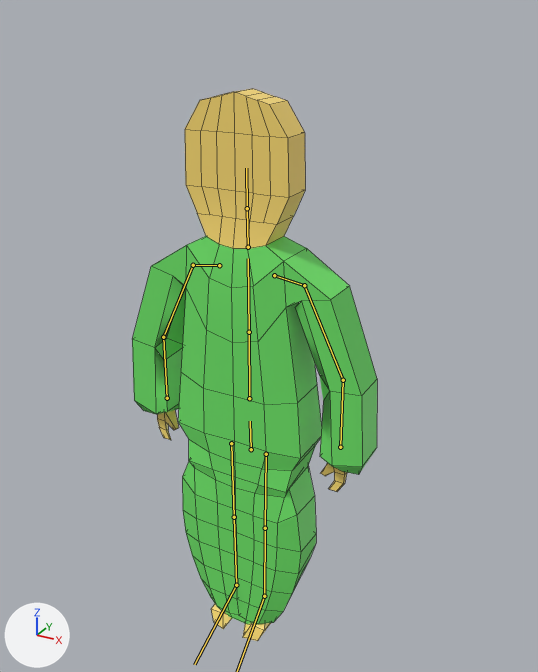
Before and after pictures for a commit that changed the FBX model Assets/Models/Character.fbx.
One viewpoint serves both versions: a camera (50 mm lens) standing at (1.72, -2.9, 3.19) and looking at (0.12, 0.02, 1.73). The axes (+X, +Y, +Z) are drawn at lower left. The lights are the same throughout. The bones that bend it are drawn over the model as lines. Mesh edges are drawn as thin lines.
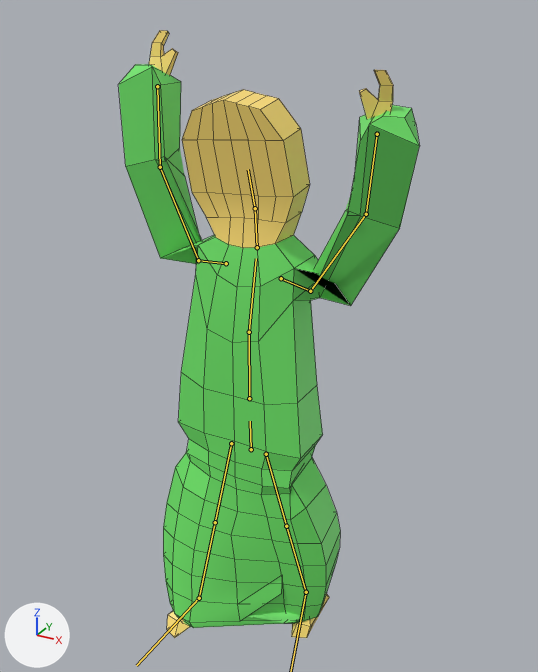
The newer file adds an action. The first version stands in its rest pose; the second is drawn at frame 7 of the action 'Armature|Armature|Armature|falling|Armature|falling'.

Edits to the bpy script that builds the scene:
```text
Change bone_spine2:
    where bone_spine2 = bpy.data.objects['Armature'].pose.bones['spine2']  # child of 'spine1'
    bone_spine2.rotation_quaternion: (1.0, 0.0, 0.0, 0.0) -> (0.999, -0.042, 0.002, 0.024)  # degrees (0, 0, 0) -> degrees (-5, 0, 3)
Change bone_neck:
    where bone_neck = bpy.data.objects['Armature'].pose.bones['neck']  # child of 'spine2'
    bone_neck.rotation_quaternion: (1.0, 0.0, 0.0, 0.0) -> (0.997, 0.005, 0.0, -0.078)  # degrees (0, 0, 0) -> degrees (1, 0, -9)
Change bone_head:
    where bone_head = bpy.data.objects['Armature'].pose.bones['head']  # child of 'neck'
    bone_head.rotation_quaternion: (1.0, 0.0, 0.0, 0.0) -> (0.993, 0.114, -0.015, 0.009)  # degrees (0, 0, 0) -> degrees (13, -2, 1)
Change bone_bisep_l:
    where bone_bisep_l = bpy.data.objects['Armature'].pose.bones['Bisep.L']  # child of 'color.L'
    bone_bisep_l.rotation_quaternion: (1.0, 0.0, 0.0, 0.0) -> (-0.17, -0.222, 0.424, 0.861)  # degrees (0, 0, 0) -> degrees (56, 14, -150)
Change bone_bisep_r:
    where bone_bisep_r = bpy.data.objects['Armature'].pose.bones['Bisep.R']  # child of 'color.R'
    bone_bisep_r.rotation_quaternion: (1.0, 0.0, 0.0, 0.0) -> (0.015, -0.041, 0.457, 0.889)  # degrees (0, 0, 0) -> degrees (54, 5, -179)
Change bone_leg_l:
    where bone_leg_l = bpy.data.objects['Armature'].pose.bones['Leg.L']  # child of 'Pelvis'
    bone_leg_l.rotation_quaternion: (1.0, 0.0, 0.0, 0.0) -> (0.992, 0.108, 0.007, 0.061)  # degrees (0, 0, 0) -> degrees (12, 0, 7)
Change bone_leg_r:
    where bone_leg_r = bpy.data.objects['Armature'].pose.bones['Leg.R']  # child of 'Pelvis'
    bone_leg_r.rotation_quaternion: (1.0, 0.0, 0.0, 0.0) -> (0.989, 0.052, 0.063, 0.12)  # degrees (0, 0, 0) -> degrees (7, 6, 14)
```

Where the change shows, as pixel boxes (x1, y1, x2, y2) in the pictures (538 x 672 px):
'Cube.002', posed (22% wider, 10% taller)
    before: (132, 89, 377, 641)
    after: (119, 30, 419, 638)
bone 'spine2', root to tip
    before: (249, 332) to (248, 258)
    after: (249, 332) to (256, 258)
bone 'neck', root to tip
    before: (248, 247) to (247, 208)
    after: (257, 247) to (255, 208)
bone 'head', root to tip
    before: (247, 208) to (246, 168)
    after: (255, 208) to (248, 169)
bone 'Bisep.L', root to tip
    before: (304, 285) to (343, 380)
    after: (310, 291) to (366, 214)
bone 'Bisep.R', root to tip
    before: (193, 265) to (163, 337)
    after: (198, 260) to (160, 167)
bone 'Leg.L', root to tip
    before: (266, 454) to (265, 528)
    after: (266, 454) to (286, 526)
bone 'Leg.R', root to tip
    before: (231, 443) to (234, 517)
    after: (231, 443) to (215, 522)
